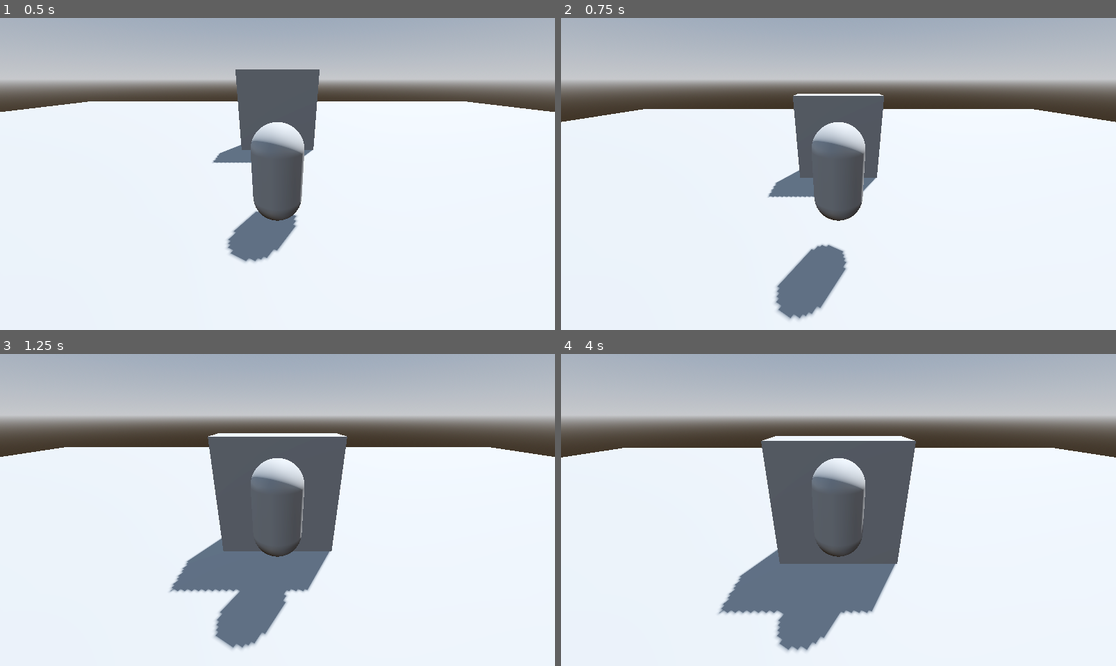
Above: before the commit, frames 1-4 (two rows, left to right).
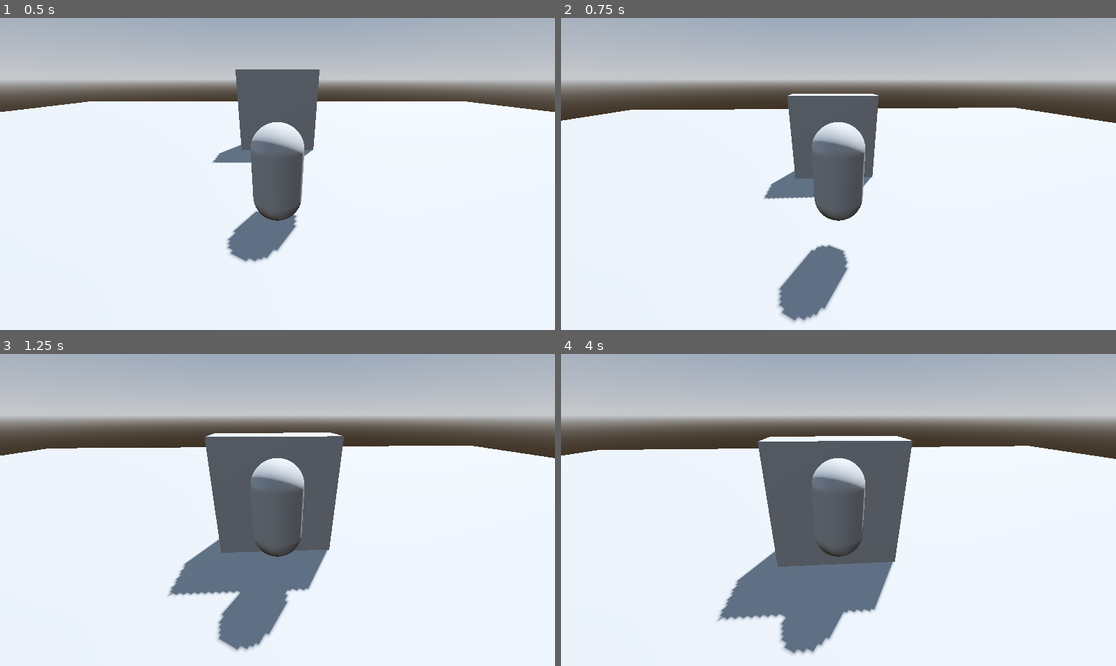
Above: after the commit, the same moments.

Repository: yrubner/3DRpgGD
Game: Godot game, scene res://Levels/level.tscn
Same seed, same stepped clock (60 frames per second), same inputs: the game is played once before the commit and once after it.
Inputs (mouse positions are in pixels of both pictures, inside the frame that each line leads up to):
- Up to frame 1 (0.5 s): no input
- Up to frame 2 (0.75 s): tap Enter (ui_accept) at 0.5 s; move the mouse to (866, 174) at 0.52 s; hold W (move_forward) from 0.53 s (still down)
- Up to frame 3 (1.25 s): keep holding W (move_forward); tap Enter (ui_accept) at 0.77 s
- Up to frame 4 (4 s): keep holding W (move_forward); move the mouse to (810, 510) at 1.27 s; tap Enter (ui_accept) at 1.52, 2.75, 3.02, 3.77 s; move the mouse to (849, 503) at 2.02 s; move the mouse to (832, 516) at 2.77 s; move the mouse to (877, 513) at 3.52 s

Frame 1 is identical in both runs. In frame 2, 1.3% of the frame differs, in the area x 0-100%, y 24-98%; in frame 3, 1.4%; in frame 4, 1.7%, in the area x 0-100%, y 26-97%.

Commit message:
Finished Lesson 9: Handling Mouse Motion

Diff:
--- a/Player/player.gd
+++ b/Player/player.gd
@@ -4,10 +4,16 @@
 const SPEED = 5.0
 const JUMP_VELOCITY = 4.5
 
+#Stores the x/y direction the player is trying to look in
+var _look := Vector2.ZERO
+
+@export var mouse_sensitivity : float = 0.00075
+
 func _ready() -> void:
 	Input.mouse_mode = Input.MOUSE_MODE_CAPTURED
 
 func _physics_process(delta: float) -> void:
+	frame_camera_rotation()
 	# Add the gravity.
 	if not is_on_floor():
 		velocity += get_gravity() * delta
@@ -32,3 +38,11 @@
 func _unhandled_input(event: InputEvent) -> void:
 	if event.is_action_pressed("ui_cancel"):
 		Input.mouse_mode = Input.MOUSE_MODE_VISIBLE
+	if Input.mouse_mode == Input.MOUSE_MODE_CAPTURED:
+		if event is InputEventMouseMotion:
+			_look = -event.relative * mouse_sensitivity
+			print(_look)
+
+func frame_camera_rotation() -> void:
+	$SpringArm3D.rotate_y(_look.x)
+	_look = Vector2.ZERO
Not shown, changed: README.md
